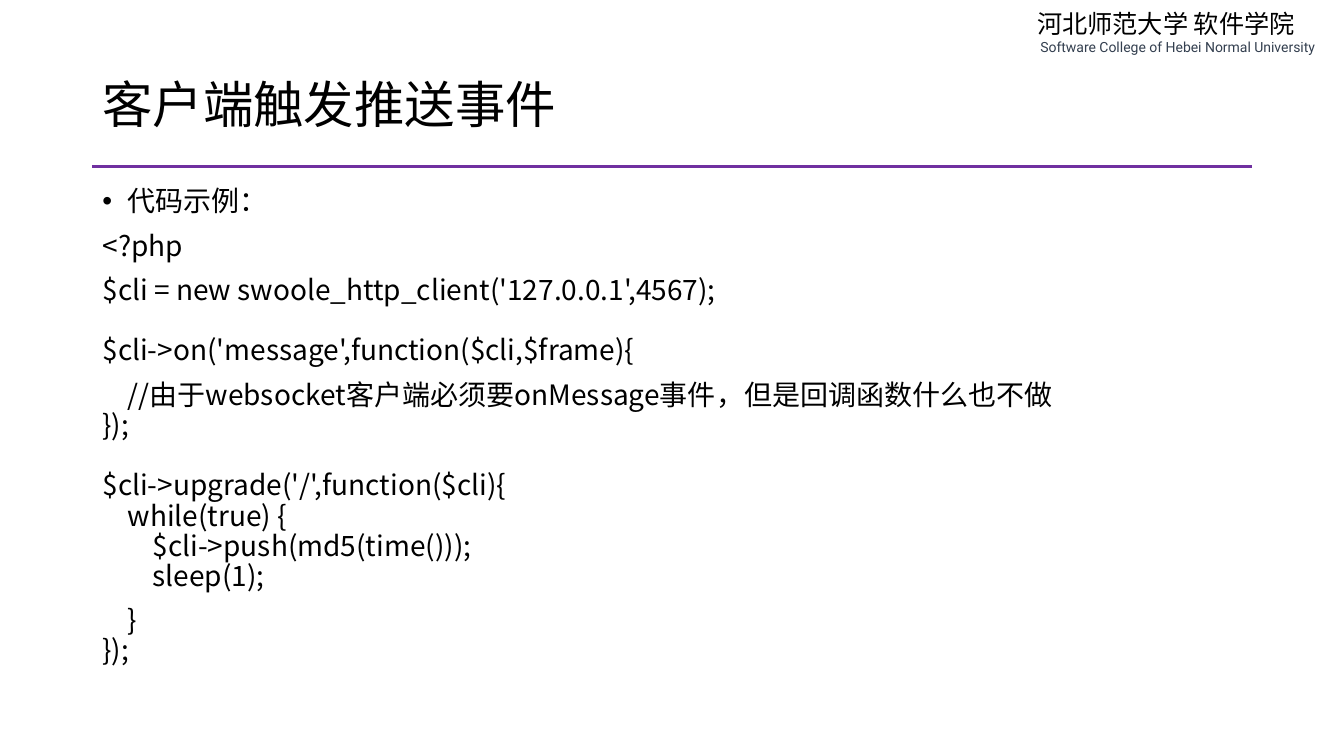
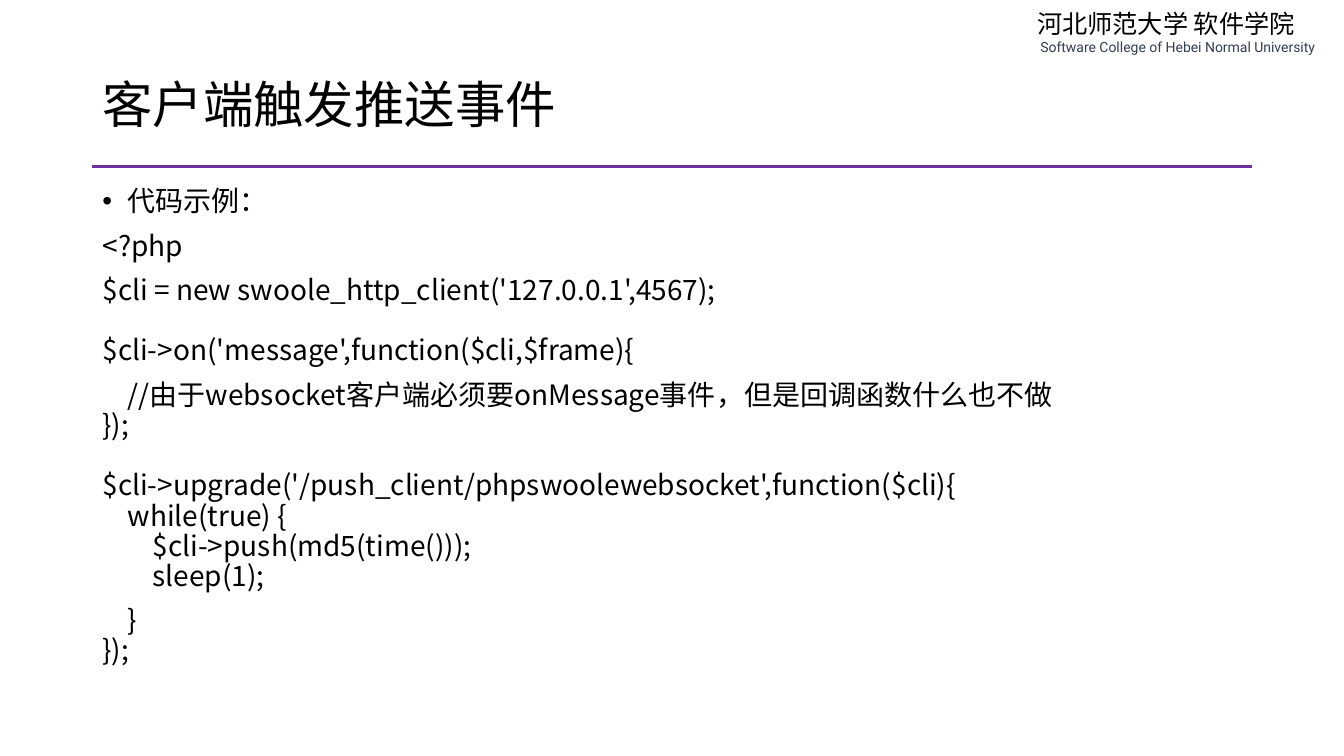
Before and after one commit to edu2act/course-php-serverside-development-on-linux, a slide deck: slide 16 of materials/slides/ch09-swoole-and-websocket.pptx. Drawn at 1344x756 pixels with LibreOffice and Linux fonts; fonts in the diff are those of the drawing. Boxes give left, top, right and bottom in pixels: in the first picture for what was removed or moved away, otherwise in the second. Text is boxed around its words. In the diff, an @@ line names an element or a change of style, - is before the commit and + after.

```diff
--- a/materials/slides/ch09-swoole-and-websocket.pptx
+++ b/materials/slides/ch09-swoole-and-websocket.pptx
@@ text at <box>102,381,1053,593</box>: text changed @@
-//由于websocket客户端必须要onMessage事件，但是回调函数什么也不做
-});
-$cli->upgrade('/',function($cli){
-while(true) {
-$cli->push(md5(time()));
-sleep(1);
+//由于websocket客户端必须要onMessage事件，但是回调函数什么也不做
+});
+$cli->upgrade('/push_client/phpswoolewebsocket',function($cli){
+while(true) {
+$cli->push(md5(time()));
+sleep(1);
```
Also in this commit, not shown: 1 other slide changed, 3 other files.
